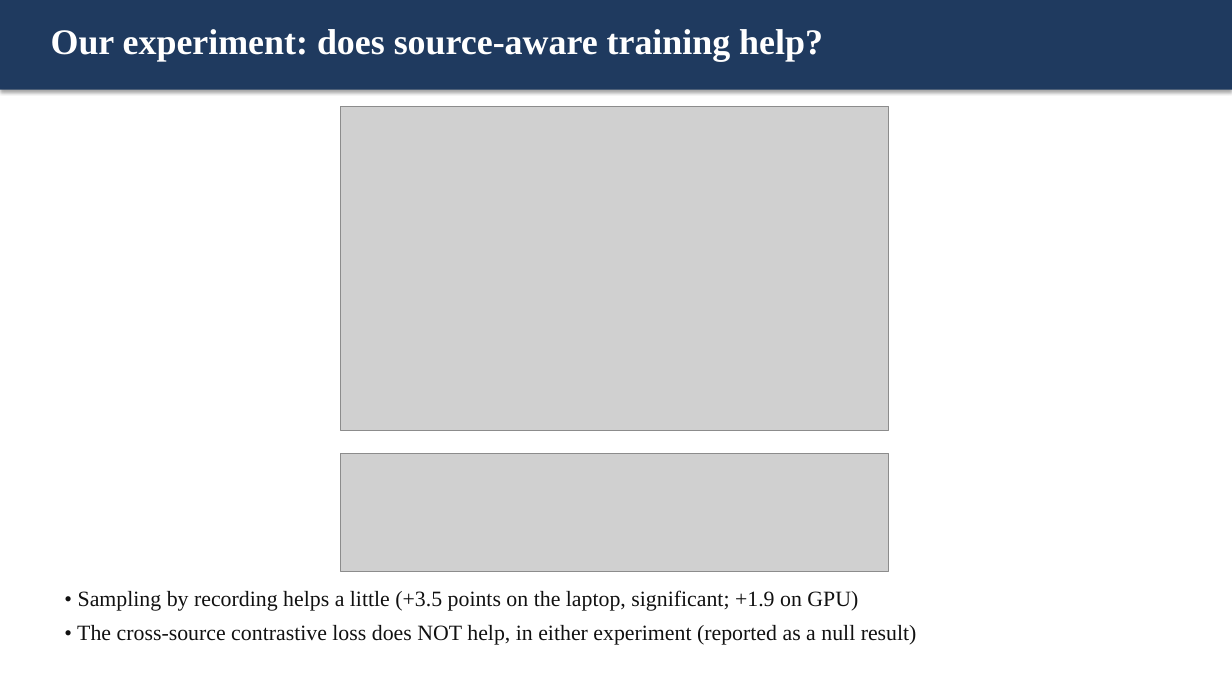
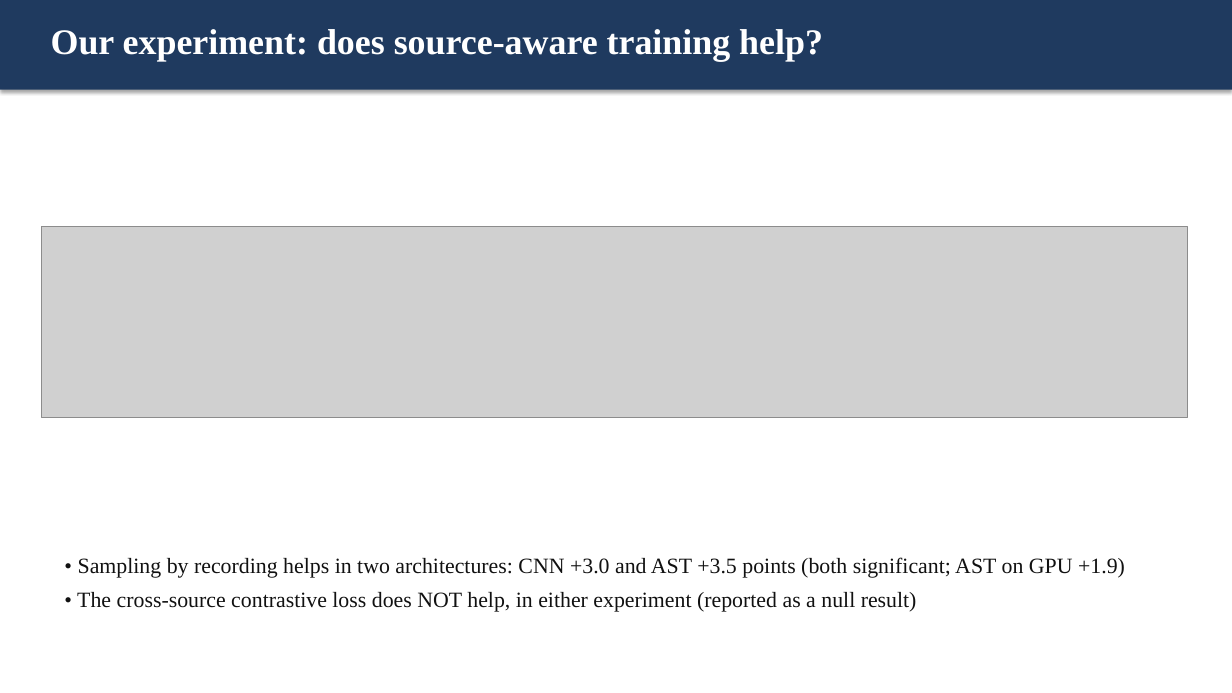
Before and after one commit to Harbani007/nonspeech7k-generalisation, a slide deck: slide 10 of report/presentation/Nonspeech7k_Presentation.pptx. Drawn at 1232x693 pixels with LibreOffice and Linux fonts; fonts in the diff are those of the drawing; grey boxes stand for pictures. Boxes give left, top, right and bottom in pixels: in the first picture for what was removed or moved away, otherwise in the second. Text is boxed around its words. In the diff, an @@ line names an element or a change of style, - is before the commit and + after.

Commit message:
Report and slides: clean 3-seed CNN results and the cross-architecture source-balanced effect

```diff
--- a/report/presentation/Nonspeech7k_Presentation.pptx
+++ b/report/presentation/Nonspeech7k_Presentation.pptx
@@ picture: place and size @@
-picture at (340, 106, 889, 430)
+picture at (42, 226, 1188, 418)
@@ picture removed at (340, 453, 889, 571) @@
@@ text "• Sampling by recording helps ...": place and size @@
-text "• Sampling by recording helps ..." at (77, 590, 917, 645)
+text "• Sampling by recording helps ..." at (77, 557, 1125, 612)
@@ text at (78, 557, 1125, 578): text changed @@
-• Sampling by recording helps a little (+3.5 points on the laptop, significant; +1.9 on GPU)
+• Sampling by recording helps in two architectures: CNN +3.0 and AST +3.5 points (both significant; AST on GPU +1.9)
```
Also in this commit, not shown: 2 other slides changed, 8 other files.
